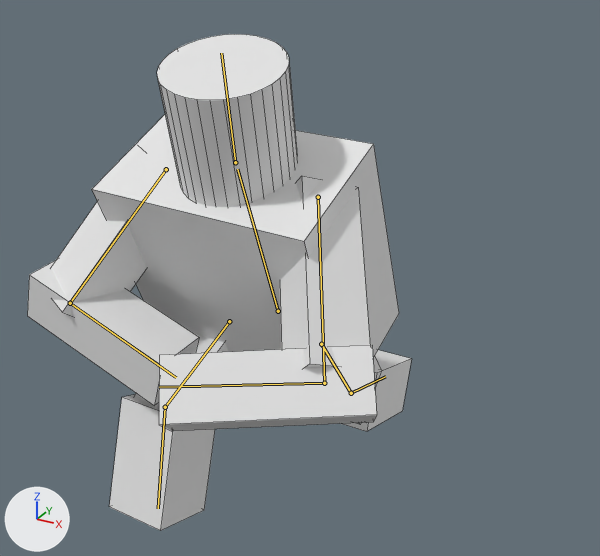
Two versions of the FBX model Animation/animated/throw_variations/SK_person_throwing-4.fbx, one commit apart.
Both versions are drawn from a 50 mm camera at (6.67, -12.53, 10.74) aimed at (0.01, -0.42, 4.69). Every picture has the same lights, and +X, +Y and +Z are marked at lower left. Both versions are drawn at frame 13 of the action 'Armature.002|Armature.002Action'; the numbers are the values there. The bones that change are drawn over the model as lines. Mesh edges are drawn as thin lines.
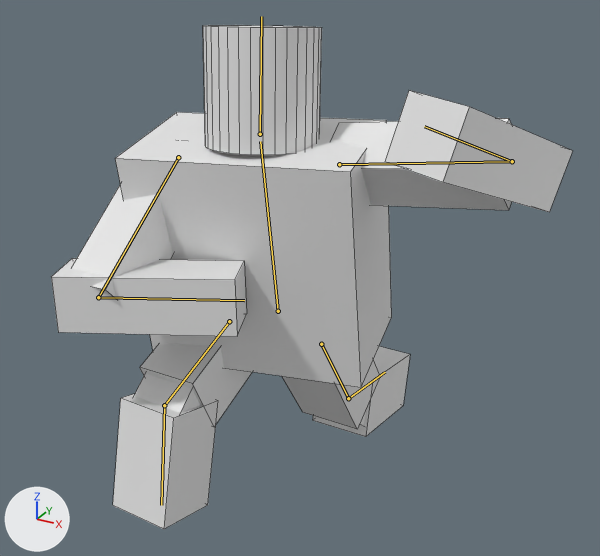
Location of each change, (x1, y1, x2, y2) in pixels of the pictures (600 x 556 px):
'Cube.003', posed: before (92, 115, 399, 358); after (115, 112, 392, 387)
'Cube.005', posed (14% narrower, 41% taller): before (159, 345, 377, 431); after (385, 90, 573, 212)
'Cylinder', posed (15% narrower, 25% shorter): before (157, 34, 298, 207); after (203, 25, 322, 155)
'Cube.009', posed (14% wider, 46% shorter): before (27, 260, 199, 406); after (51, 258, 247, 336)
'Cube.006', posed: before (280, 176, 370, 368); after (332, 118, 512, 210)
'Cube.013', posed: before (109, 394, 215, 531); after (113, 394, 218, 529)
'Cube.007', posed: before (51, 202, 147, 316); after (71, 185, 173, 298)
'Cube.004', posed: before (195, 334, 229, 353); after (140, 343, 252, 427)
'Cube.002', posed: before (343, 350, 412, 432); after (312, 346, 410, 437)
bone 'Body', root to tip: before (278, 311) to (237, 169); after (278, 311) to (260, 141)
bone 'Head', root to tip: before (235, 162) to (221, 53); after (260, 134) to (261, 16)
bone 'arm-left-1', root to tip: before (166, 169) to (70, 303); after (178, 157) to (98, 297)
bone 'arm-left-2', root to tip: before (70, 303) to (176, 377); after (98, 297) to (244, 300)
bone 'arm-right-1', root to tip: before (318, 197) to (324, 383); after (339, 164) to (512, 161)
bone 'arm-right-2', root to tip: before (324, 383) to (159, 387); after (512, 161) to (424, 126)
bone 'leg-left-1', root to tip: before (229, 321) to (165, 407); after (229, 321) to (164, 405)
bone 'leg-left-2', root to tip: before (165, 407) to (158, 508); after (164, 405) to (161, 505)
bone 'leg-right-1', root to tip: before (321, 344) to (351, 393); after (321, 344) to (348, 398)
bone 'leg-right-2', root to tip: before (351, 393) to (385, 376); after (348, 398) to (385, 372)

The change, as a diff of the scene's bpy script:
```diff
--- a/Animation/animated/throw_variations/SK_person_throwing-4.fbx.py
+++ b/Animation/animated/throw_variations/SK_person_throwing-4.fbx.py
@@ bone_body @@
 bone_body = bpy.data.objects['Armature.002'].pose.bones['Body']
-bone_body.rotation_quaternion = (0.978, 0.207, -0.02, -0.012)  # degrees (24, -2, -2)
+bone_body.rotation_quaternion = (0.994, 0.063, 0.085, 0.016)  # degrees (8, 10, 2)
@@ bone_head @@
 bone_head = bpy.data.objects['Armature.002'].pose.bones['Head']  # child of 'Body'
-bone_head.rotation_quaternion = (0.998, -0.045, 0.002, -0.038)  # degrees (-5, 0, -4)
+bone_head.rotation_quaternion = (0.994, -0.112, -0.004, -0.008)  # degrees (-13, -1, -1)
@@ bone_arm_left_1 @@
 bone_arm_left_1 = bpy.data.objects['Armature.002'].pose.bones['arm-left-1']  # child of 'Body'
-bone_arm_left_1.rotation_quaternion = (0.47, 0.541, -0.686, -0.124)  # degrees (128, -31, -88)
+bone_arm_left_1.rotation_quaternion = (-0.433, -0.612, 0.646, 0.145)  # degrees (129, -22, -82)
@@ bone_arm_left_2 @@
 bone_arm_left_2 = bpy.data.objects['Armature.002'].pose.bones['arm-left-2']  # child of 'arm-left-1'
-bone_arm_left_2.rotation_quaternion = (-0.529, 0.082, 0.402, 0.743)  # degrees (38, -33, -121)
+bone_arm_left_2.rotation_quaternion = (0.478, -0.041, -0.31, -0.821)  # degrees (30, -21, -125)
@@ bone_arm_right_1 @@
 bone_arm_right_1 = bpy.data.objects['Armature.002'].pose.bones['arm-right-1']  # child of 'Body'
-bone_arm_right_1.rotation_quaternion = (-0.83, -0.427, 0.155, 0.323)  # degrees (54, 1, -42)
+bone_arm_right_1.rotation_quaternion = (-0.248, -0.117, 0.956, 0.104)  # degrees (-17, -153, 18)
@@ bone_arm_right_2 @@
 bone_arm_right_2 = bpy.data.objects['Armature.002'].pose.bones['arm-right-2']  # child of 'arm-right-1'
-bone_arm_right_2.rotation_quaternion = (0.569, 0.295, -0.419, -0.643)  # degrees (62, -6, -100)
+bone_arm_right_2.rotation_quaternion = (0.523, -0.701, -0.427, -0.23)  # degrees (-123, -50, 34)
@@ bone_leg_left_1 @@
 bone_leg_left_1 = bpy.data.objects['Armature.002'].pose.bones['leg-left-1']  # child of 'Body.001'
-bone_leg_left_1.rotation_quaternion = (0.835, -0.542, 0.039, -0.086)  # degrees (-66, -2, -11)
+bone_leg_left_1.rotation_quaternion = (0.83, -0.549, 0.039, -0.088)  # degrees (-67, -2, -11)
@@ bone_leg_left_2 @@
 bone_leg_left_2 = bpy.data.objects['Armature.002'].pose.bones['leg-left-2']  # child of 'leg-left-1'
-bone_leg_left_2.rotation_quaternion = (0.908, 0.412, 0.012, 0.072)  # degrees (49, -2, 8)
+bone_leg_left_2.rotation_quaternion = (0.89, 0.448, 0.012, 0.08)  # degrees (53, -3, 9)
@@ bone_leg_right_1 @@
 bone_leg_right_1 = bpy.data.objects['Armature.002'].pose.bones['leg-right-1']  # child of 'Body.001'
-bone_leg_right_1.rotation_quaternion = (0.949, 0.308, 0.008, 0.065)  # degrees (36, -1, 7)
+bone_leg_right_1.rotation_quaternion = (0.958, 0.28, 0.007, 0.059)  # degrees (32, -1, 7)
@@ bone_leg_right_2 @@
 bone_leg_right_2 = bpy.data.objects['Armature.002'].pose.bones['leg-right-2']  # child of 'leg-right-1'
-bone_leg_right_2.rotation_quaternion = (0.952, 0.299, -0.001, 0.065)  # degrees (35, -2, 7)
+bone_leg_right_2.rotation_quaternion = (0.921, 0.381, -0.002, 0.083)  # degrees (45, -4, 9)
```
